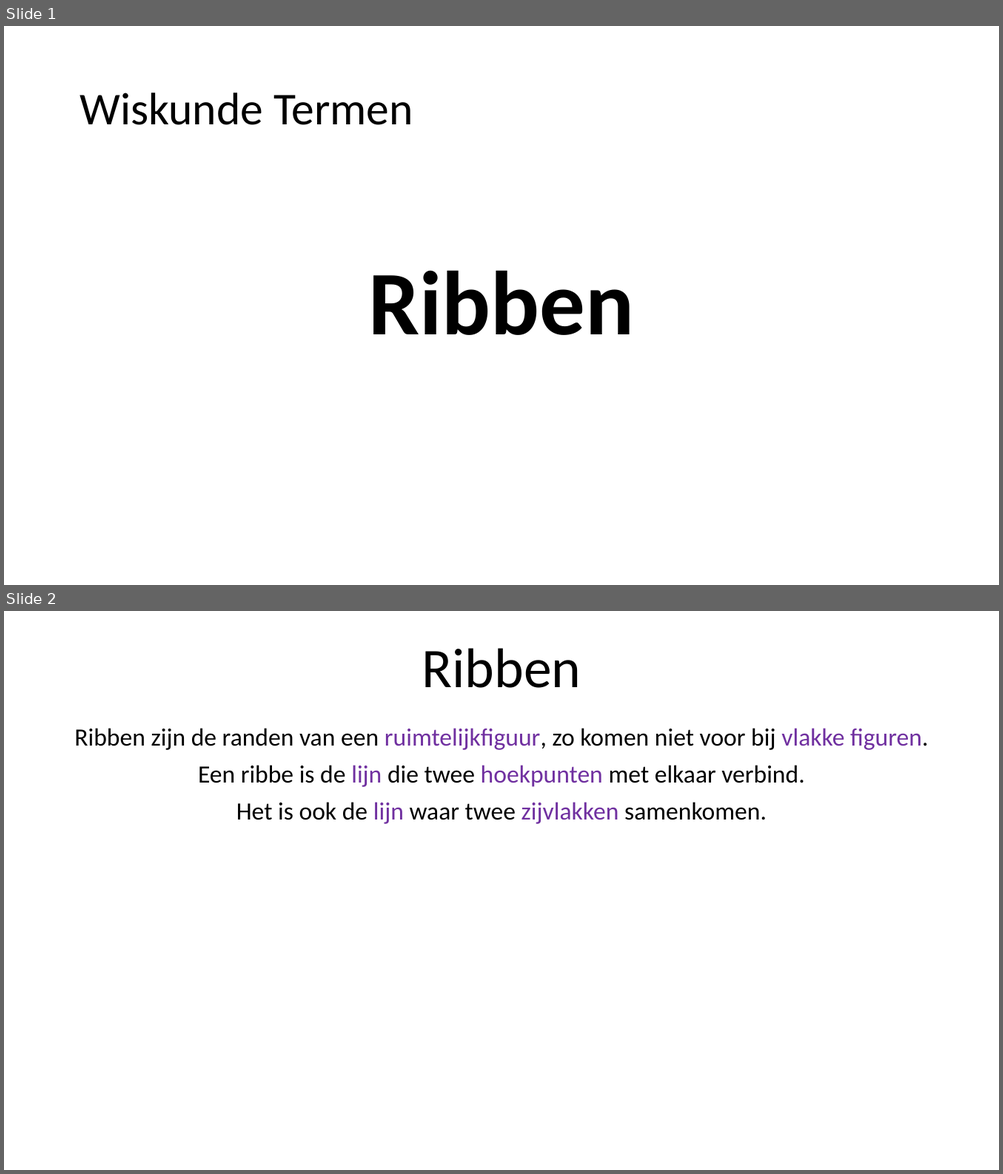
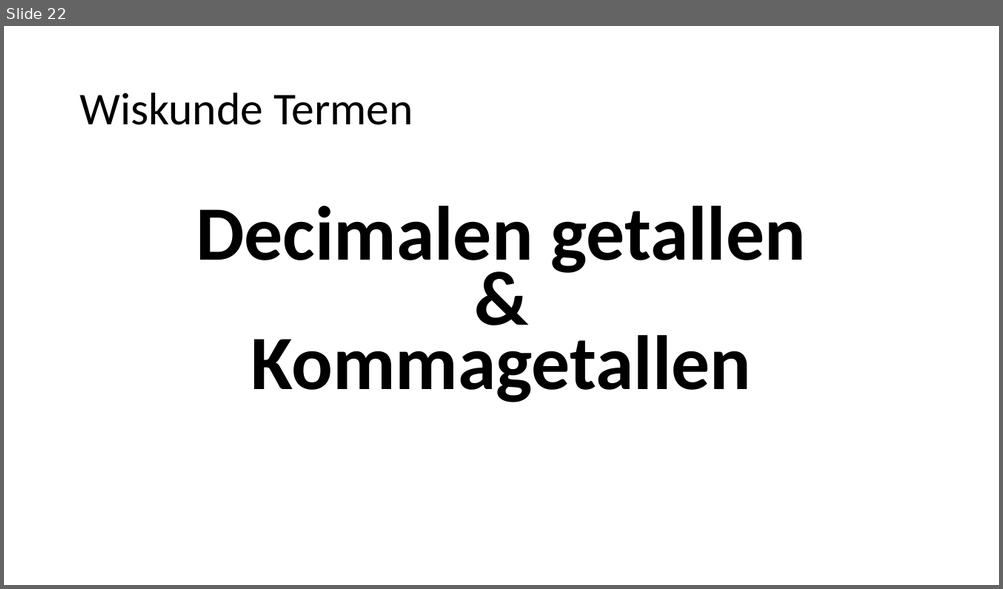
Before and after one commit to heinvinkel/wiskundetermen, a slide deck: getallen en variabelen/AAAAGetallen en variabelen.pptx. Shown one above the other, each under a label of ours: slides 1 and 2 before the commit, slide 22 after it. The pictures are 1003x1174 and 1003x589 pixels, drawn with LibreOffice and Linux fonts; fonts in the diff are those of the drawing. Boxes give left, top, right and bottom in pixels: in the first picture for what was removed or moved away, otherwise in the second. Text is boxed around its words. In the diff, an @@ line names an element or a change of style, - is before the commit and + after.

```diff
--- a/getallen en variabelen/AAAAGetallen en variabelen.pptx
+++ b/getallen en variabelen/AAAAGetallen en variabelen.pptx
@@ slide 2 removed at (4,611,999,1170), background #FFFFFF @@
@@ title removed at (421,648,580,688) @@
-Ribben
@@ subtitle removed at (74,728,928,824) @@
-Ribben zijn de randen van een ruimtelijkfiguur, zo komen niet voor bij vlakke figuren.
-Een ribbe is de lijn die twee hoekpunten met elkaar verbind.
-Het is ook de lijn waar twee zijvlakken samenkomen.
@@ what was slide 1 is now slide 22 @@
@@ slide 22 changed as well @@
@@ text at (196,206,805,403): text changed; size 87.8 to 74.2 pt @@
-Ribben
+Decimalen getallen
+&
+Kommagetallen
```
Also in this commit, not shown: 23 slides added, 1 other slide removed, 12 other files.
